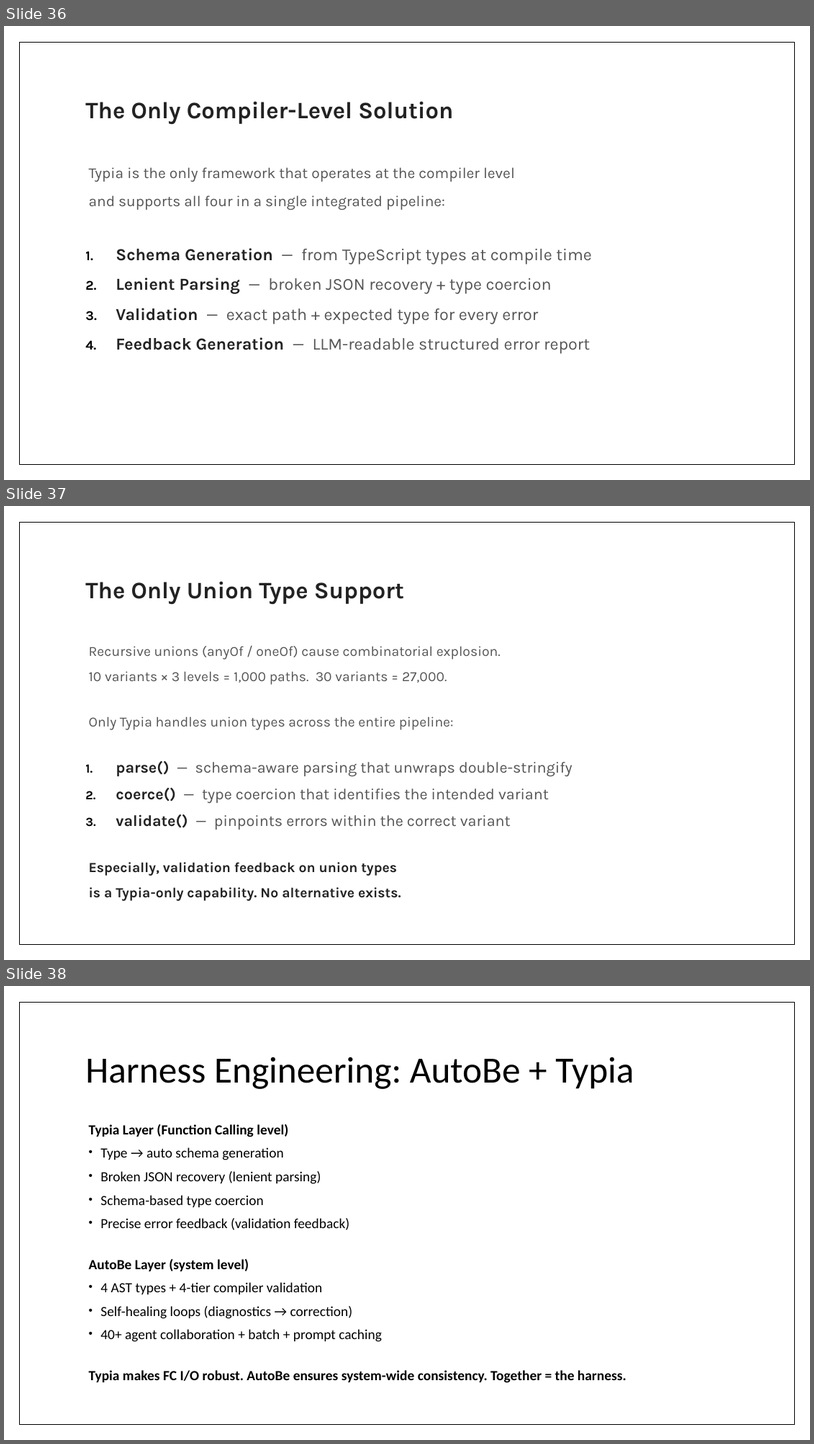
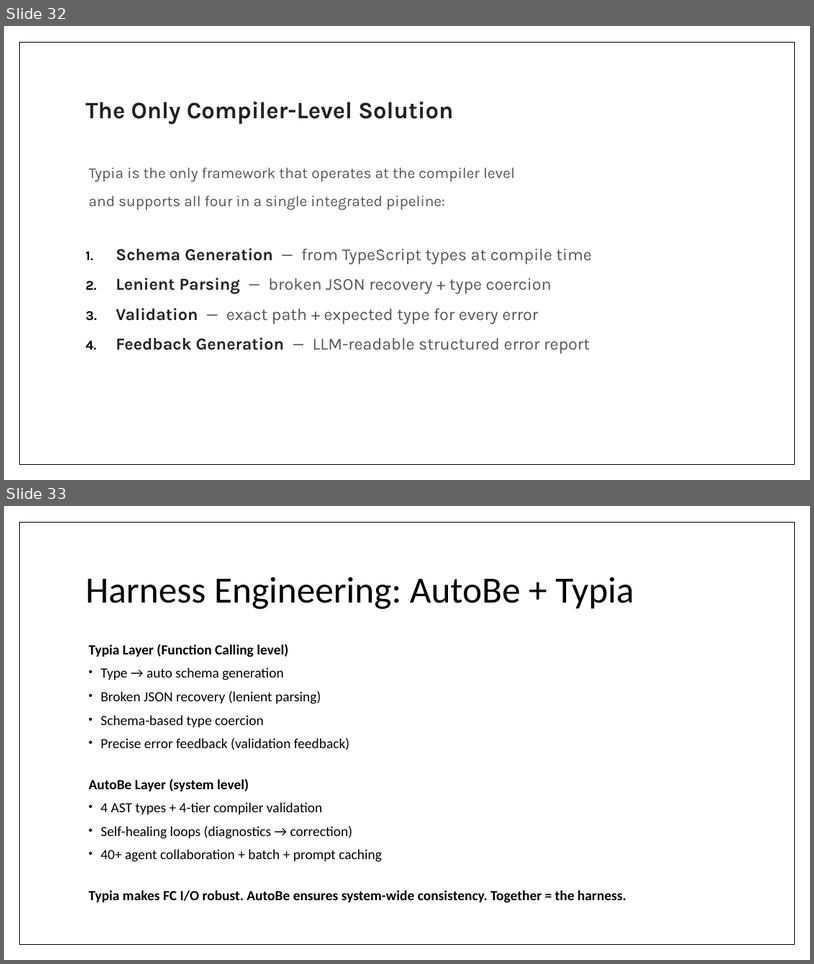
Before and after one commit to wrtnlabs/autobe, a slide deck: website/public/seminars/20260326-qwen-meetup-korea.pptx. Shown one above the other, each under a label of ours: slides 36, 37 and 38 before the commit, slides 32 and 33 after it. The pictures are 814x1444 and 814x964 pixels, drawn with LibreOffice and Linux fonts; fonts in the diff are those of the drawing. Boxes give left, top, right and bottom in pixels: in the first picture for what was removed or moved away, otherwise in the second. Text is boxed around its words. In the diff, an @@ line names an element or a change of style, - is before the commit and + after.

```diff
--- a/website/public/seminars/20260326-qwen-meetup-korea.pptx
+++ b/website/public/seminars/20260326-qwen-meetup-korea.pptx
@@ slide 37 removed at box(4, 506, 810, 960), background #FFFFFF; not listed: 1 template element that a slide beside it also shows @@
@@ title removed at box(85, 581, 404, 604) @@
-The Only Union Type Support
@@ text removed at box(89, 646, 573, 901) @@
-Recursive unions (anyOf / oneOf) cause combinatorial explosion.
-10 variants × 3 levels = 1,000 paths. 30 variants = 27,000.
-Only Typia handles union types across the entire pipeline:
-1. parse() — schema-aware parsing that unwraps double-stringify
-2. coerce() — type coercion that identifies the intended variant
-3. validate() — pinpoints errors within the correct variant
-Especially, validation feedback on union types
-is a Typia-only capability. No alternative exists.
@@ what was slide 36 is now slide 32 @@
@@ what was slide 38 is now slide 33 @@
```
Also in this commit, not shown: 7 slides changed, 4 other slides removed.
